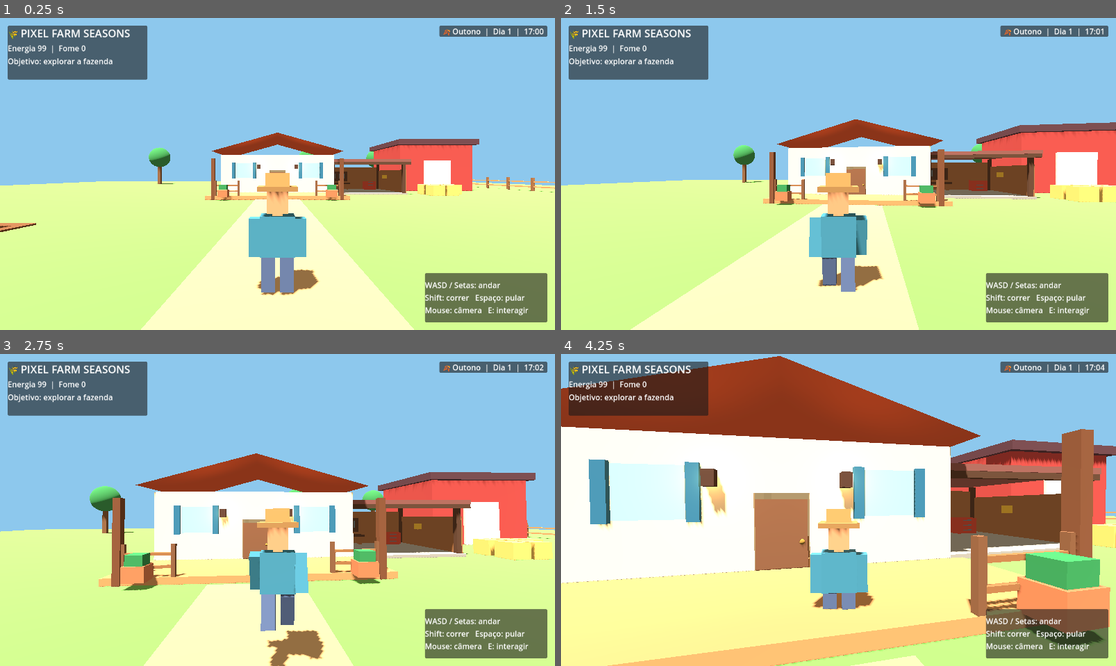
Above: before the commit, frames 1-4 (two rows, left to right).
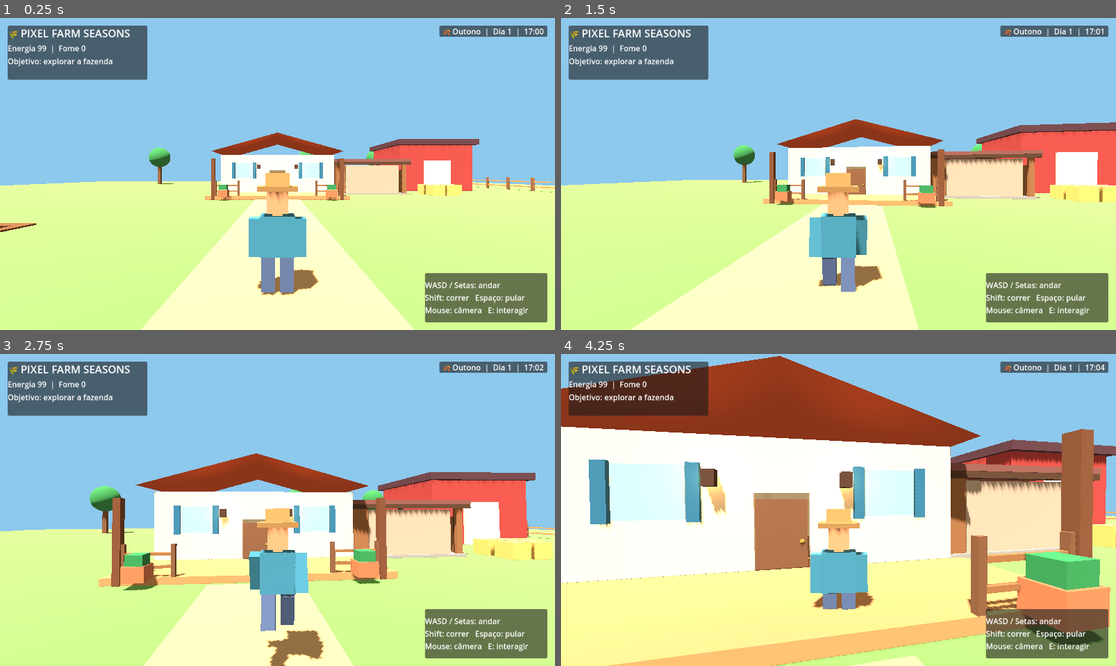
Above: after the commit, the same moments.

Repository: juniordev830/pixel-farm-seasons
Game: Godot game, scene res://main.tscn
The game is run twice, just before and just after one commit, with the same random seed, the same clock (stepped at 60 frames per second) and the same inputs.
Inputs (mouse positions are in pixels of both pictures, inside the frame that each line leads up to):
- Up to frame 1 (0.25 s): no input
- Up to frame 2 (1.5 s): tap Enter (ui_accept) at 0.5, 0.77 s; move the mouse to (866, 174) at 0.52 s; hold Shift 0.53-1.28 s; hold Up (ui_up) from 0.53 s (still down); move the mouse to (810, 174) at 1.27 s; tap E at 1.35 s
- Up to frame 3 (2.75 s): keep holding Up (ui_up); tap Enter (ui_accept) at 1.52 s; move the mouse to (288, 503) at 2.02 s; hold Space from 2.03 s (still down)
- Up to frame 4 (4.25 s): keep holding Up (ui_up); move the mouse to (832, 516) at 2.77 s; release Space at 2.78 s; tap Shift at 2.85 s; tap Enter (ui_accept) at 3.02, 3.77 s; move the mouse to (877, 513) at 3.52 s; tap E at 3.6 s

The runs differ from the first frame. In frame 1, 1.0% of the frame differs, in the area x 60-74%, y 46-57%; in frame 2, 1.9%; in frame 3, 2.2%; in frame 4, 4.0%, in the area x 70-91%, y 40-65%.
Error in both runs: Invalid access to property or key 'environment' on a base object of type 'null instance'. (res://day_night_controller.gd:54)

Commit message:
feat: fit sliding vehicle door to attached farmhouse garage

Diff:
--- a/godot/farm_workshop.gd
+++ b/godot/farm_workshop.gd
@@ -1,6 +1,6 @@
 extends Node3D
 ## Workshop fitted inside the farm garage. Prototype meshes are replaceable.
-## Origin is at (13, 0, 12), away from the house entrance and crop field.
+## Positioned beside the east farmhouse wall (configured in main.tscn).
 const WOOD := Color("#91623f")
 const DARK_WOOD := Color("#533a2c")
 const METAL := Color("#66727a")
@@ -31,7 +31,7 @@
 
 func _ready() -> void:
     # Garage and repair shop are the same building. Open front faces +Z.
-    # The right-hand side remains open for a future vehicle parking bay.
+    # The right-hand side is reserved for vehicle parking.
     block("ConcreteFloor", Vector3(0, 0.10, 0), Vector3(8.5, 0.20, 7.5), Color("#9a968d"), true)
     for x in [-4.0, 4.0]:
         for z in [-3.35, 3.35]:
@@ -41,6 +41,28 @@
     block("RightWall", Vector3(4.15, 1.4, 0), Vector3(0.22, 2.8, 7.0), WOOD, true)
     block("MetalRoof", Vector3(0, 3.8, 0), Vector3(9.0, 0.28, 8.0), ROOF, true)
     block("RoofFrontTrim", Vector3(0, 3.55, 3.8), Vector3(9.0, 0.35, 0.3), DARK_WOOD)
+    block("GarageFrontLeft", Vector3(-3.4, 1.7, 3.5), Vector3(1.5, 3.4, 0.22), WOOD, true)
+    block("GarageFrontRight", Vector3(3.95, 1.7, 3.5), Vector3(0.4, 3.4, 0.22), WOOD, true)
+    var door := StaticBody3D.new()
+    door.name = "GarageDoor"
+    door.set_script(load("res://garage_door.gd"))
+    door.position = Vector3(0.35, 1.65, 3.5)
+    var door_panel := MeshInstance3D.new()
+    door_panel.name = "Panel"
+    var door_mesh := BoxMesh.new()
+    door_mesh.size = Vector3(5.9, 3.3, 0.18)
+    door_panel.mesh = door_mesh
+    var door_material := StandardMaterial3D.new()
+    door_material.albedo_color = Color("#b5a08a")
+    door_panel.material_override = door_material
+    door.add_child(door_panel)
+    var door_collision := CollisionShape3D.new()
+    door_collision.name = "CollisionShape3D"
+    var door_shape := BoxShape3D.new()
+    door_shape.size = Vector3(5.9, 3.3, 0.18)
+    door_collision.shape = door_shape
+    door.add_child(door_collision)
+    add_child(door)
     # Workbench near the rear wall, leaving the entrance unobstructed.
     block("BenchTop", Vector3(-1.9, 1.02, -2.5), Vector3(3.1, 0.18, 0.85), DARK_WOOD)
     for x in [-3.15, -0.65]:
